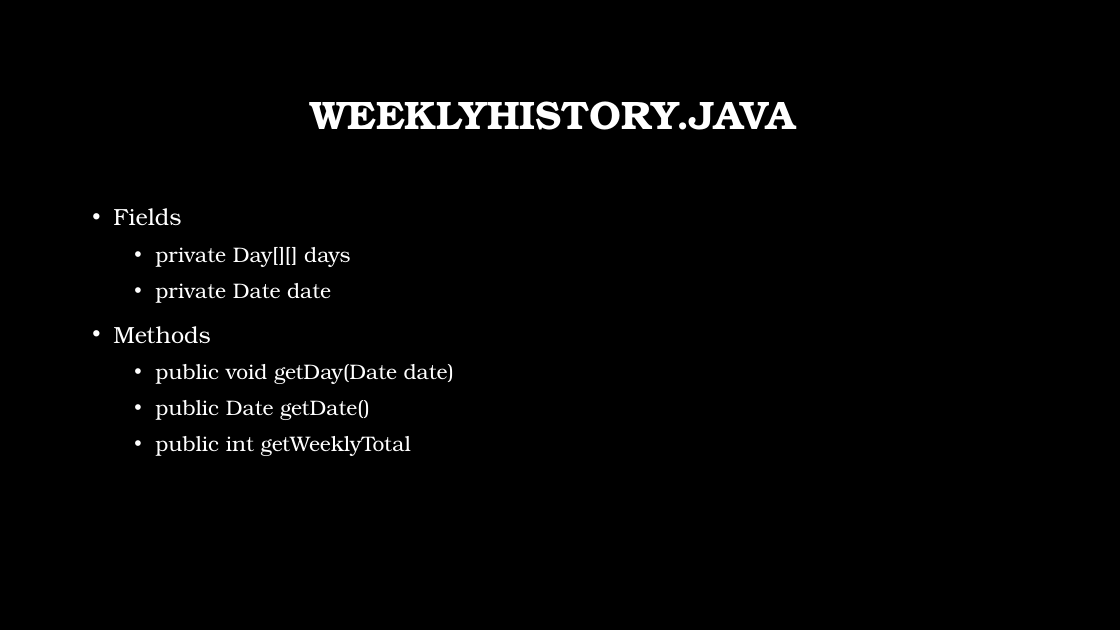
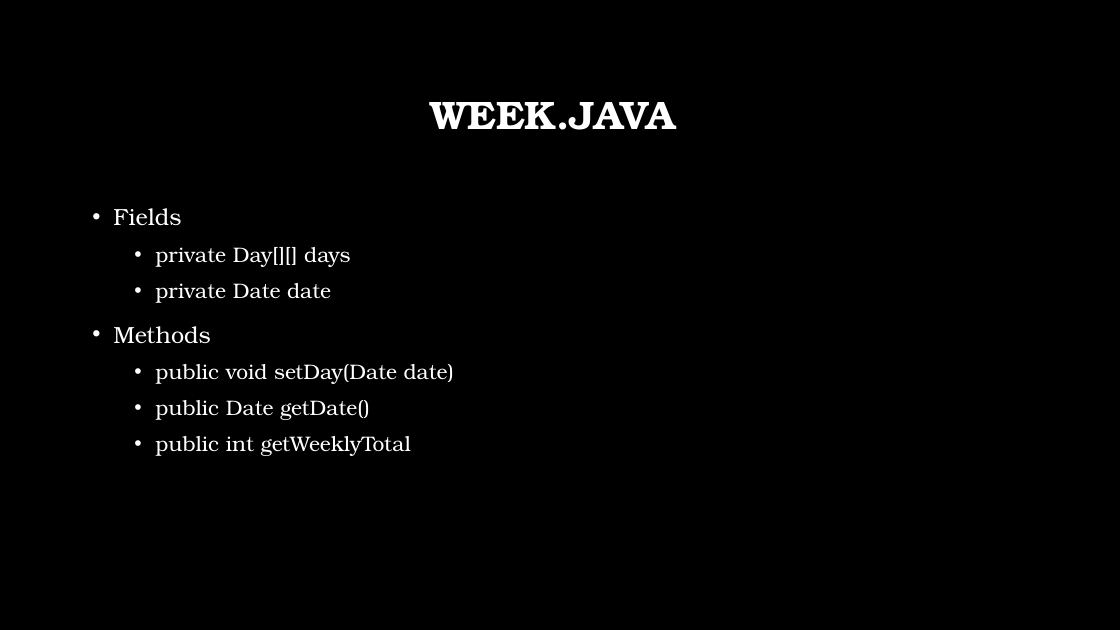
Before and after one commit to nebomusic/375Fall14Team1, a slide deck: slide 10 of DeliverableTwoPowerpoint.pptx. Drawn at 1120x630 pixels with LibreOffice and Linux fonts; fonts in the diff are those of the drawing; background and template pictures are left out. Boxes give left, top, right and bottom in pixels: in the first picture for what was removed or moved away, otherwise in the second. Text is boxed around its words. In the diff, an @@ line names an element or a change of style, - is before the commit and + after.

Commit message:
fixed some spelling errors

```diff
--- a/DeliverableTwoPowerpoint.pptx
+++ b/DeliverableTwoPowerpoint.pptx
@@ title at [431,102,675,130]: text changed @@
-WEEKLYHISTORY.JAVA
+WEEK.JAVA
@@ text at [155,364,454,384]: text changed @@
-  • public void getDay(Date date)
+  • public void setDay(Date date)
```
